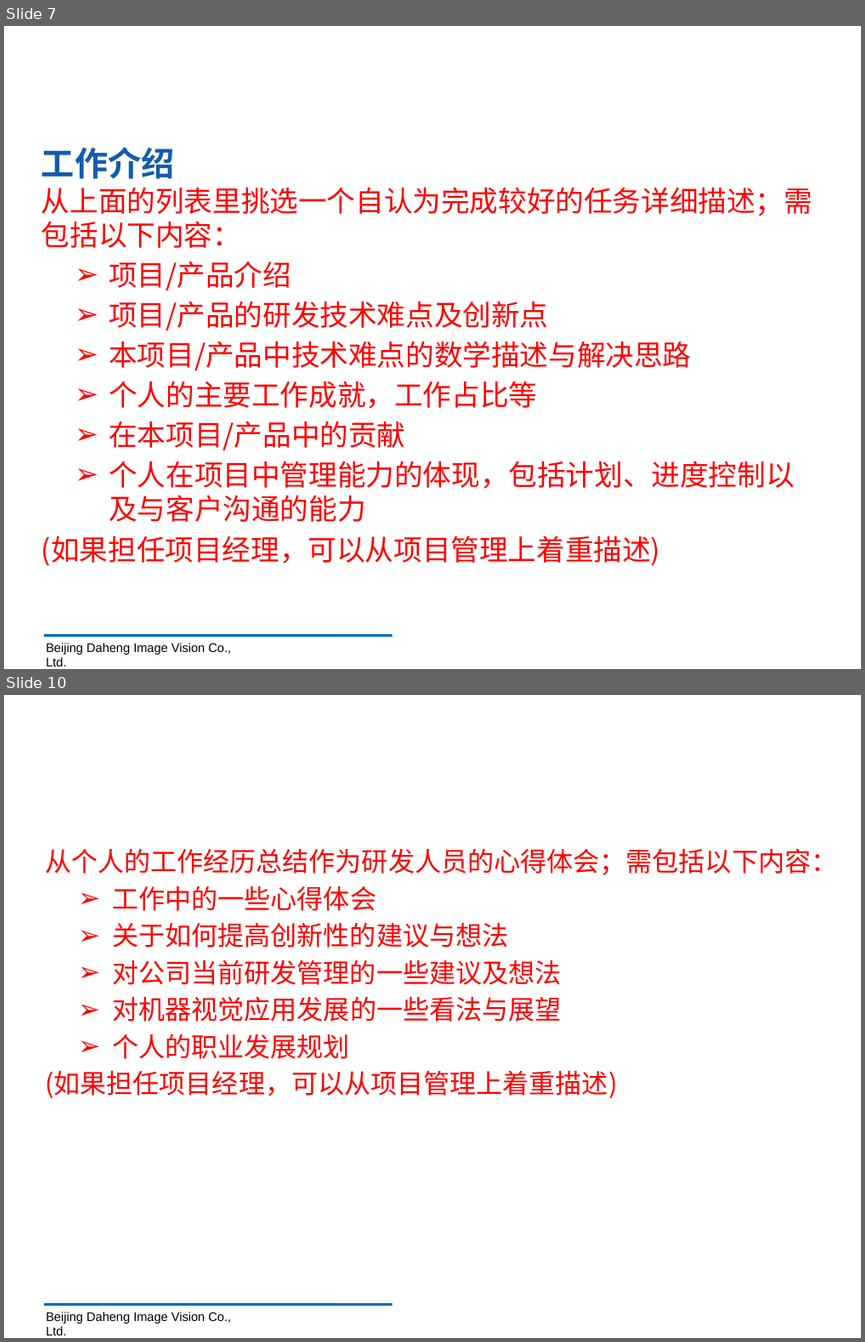
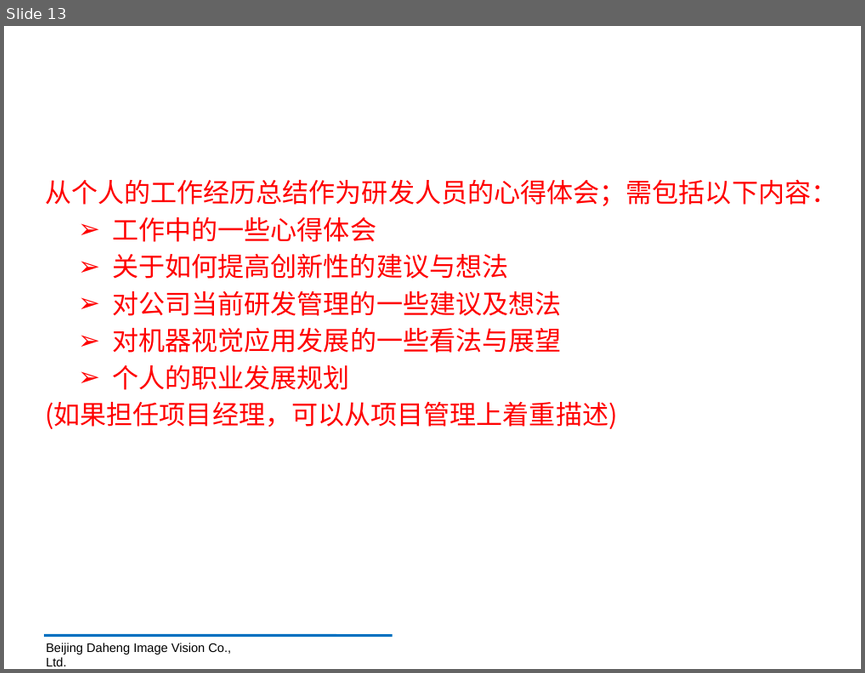
Before and after one commit to sabercc0805/daheng, a slide deck: 研发工程师述职报告PPT-张赵浩然-2018.pptx. Shown one above the other, each under a label of ours: slides 7 and 10 before the commit, slide 13 after it; the slides between them are not shown. The pictures are 865x1342 and 865x673 pixels, drawn with LibreOffice and Linux fonts; fonts in the diff are those of the drawing; background and template pictures are left out. Boxes give left, top, right and bottom in pixels: in the first picture for what was removed or moved away, otherwise in the second. Text is boxed around its words. In the diff, an @@ line names an element or a change of style, - is before the commit and + after.

```diff
--- a/研发工程师述职报告PPT-张赵浩然-2018.pptx
+++ b/研发工程师述职报告PPT-张赵浩然-2018.pptx
@@ slide 7 removed at (4, 26, 861, 669), background picture (left out) @@
@@ text removed at (53, 26, 825, 112) @@
-工作业绩
@@ text removed at (41, 147, 175, 179) @@
-工作介绍
@@ text removed at (41, 187, 812, 566) @@
-从上面的列表里挑选一个自认为完成较好的任务详细描述；需包括以下内容：
-➢ 项目/产品介绍
-➢ 项目/产品的研发技术难点及创新点
-➢ 本项目/产品中技术难点的数学描述与解决思路
-➢ 个人的主要工作成就，工作占比等
-➢ 在本项目/产品中的贡献
-➢ 个人在项目中管理能力的体现，包括计划、进度控制以及与客户沟通的能力
-(如果担任项目经理，可以从项目管理上着重描述)
@@ line removed from (44, 635) to (392, 635) @@
@@ text removed at (46, 642, 231, 666) @@
-Beijing Daheng Image Vision Co., Ltd.
@@ what was slide 10 is now slide 13 @@
```
Also in this commit, not shown: 4 slides changed, 5 slides added, 1 other slide removed.
